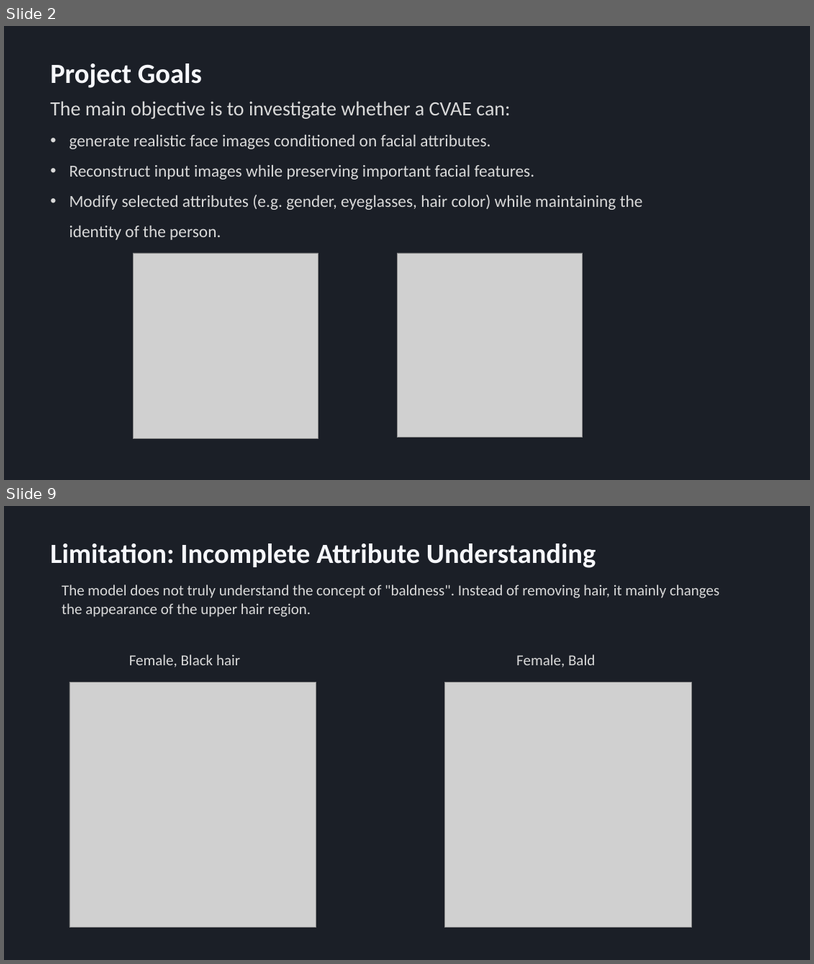
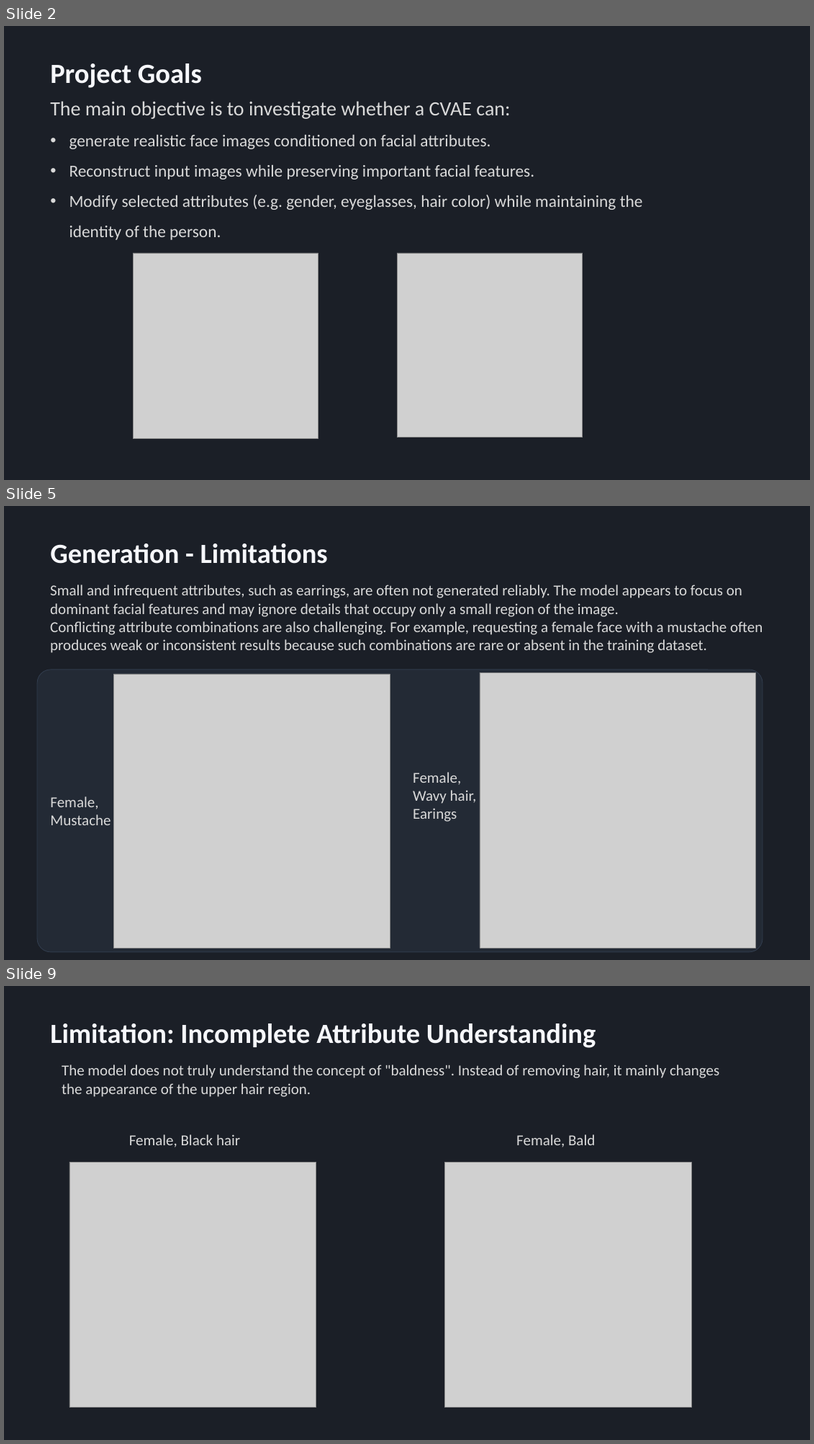
Before and after one commit to Waszka20/DL-Conditional-Face-Generation, a slide deck: presentation.pptx. Shown one above the other, each under a label of ours: slides 2 and 9 before the commit, slides 2, 5 and 9 after it; the slides between them are not shown. The pictures are 814x964 and 814x1444 pixels, drawn with LibreOffice and Linux fonts; fonts in the diff are those of the drawing; grey boxes stand for pictures. Boxes give left, top, right and bottom in pixels: in the first picture for what was removed or moved away, otherwise in the second. Text is boxed around its words. In the diff, an @@ line names an element or a change of style, - is before the commit and + after.

```diff
--- a/presentation.pptx
+++ b/presentation.pptx
@@ slide 5 added at (x1=4, y1=506, x2=810, y2=960), background #1B1F27 @@
@@ text added at (x1=50, y1=543, x2=328, y2=564), 33 pt, text #F6F7FB, bold @@
+Generation - Limitations
@@ text added at (x1=50, y1=584, x2=763, y2=653), 18 pt, text #D9D9D9 @@
+Small and infrequent attributes, such as earrings, are often not generated reliably. The model appears to focus on dominant facial features and may ignore details that occupy only a small region of the image.
+Conflicting attribute combinations are also challenging. For example, requesting a female face with a mustache often produces weak or inconsistent results because such combinations are rare or absent in the training dataset.
@@ rounded rectangle added at (x1=37, y1=669, x2=763, y2=952), fill #232A35, outline #313C4D 0.75 pt @@
@@ picture added at (x1=113, y1=674, x2=390, y2=947) @@
@@ picture added at (x1=480, y1=672, x2=756, y2=947) @@
@@ text added at (x1=413, y1=772, x2=477, y2=821), 18 pt, text #D9D9D9 @@
+Female,
+Wavy hair,
+Earings
@@ text added at (x1=50, y1=796, x2=111, y2=825), 18 pt, text #D9D9D9 @@
+Female,
+Mustache
```
Also in this commit, not shown: 5 slides changed, 1 other slide added, 2 slides removed, 1 other file.
